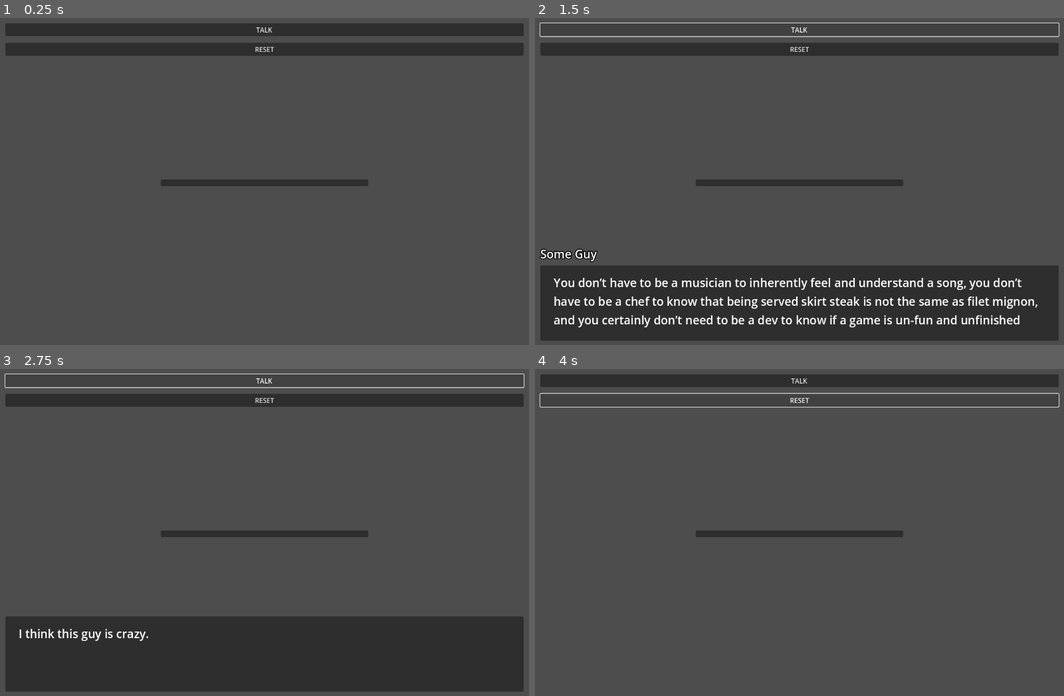
Above: before the commit, frames 1-4 (two rows, left to right).
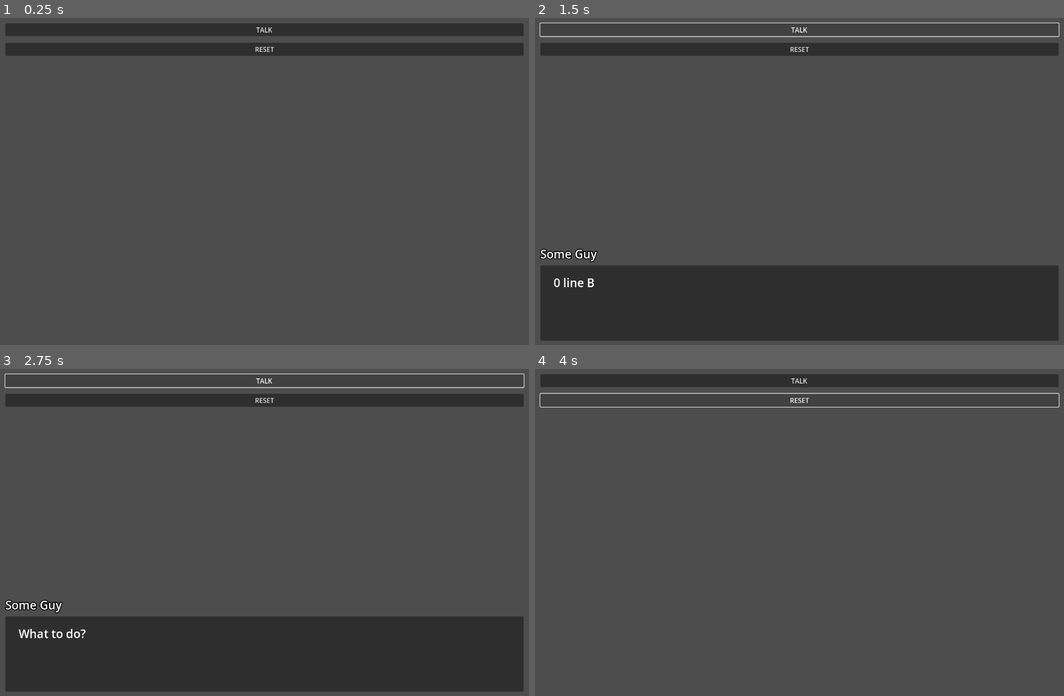
Above: after the commit, the same moments.

Repository: daredakke/dialogue-test
Game: Godot game, scene res://scenes/main.tscn
Same seed, same stepped clock (60 frames per second), same inputs: the game is played once before the commit and once after it.
Inputs:
- Up to frame 1 (0.25 s): no input
- Up to frame 2 (1.5 s): click "TALK" at 0.5 s; click "TALK" at 1.25 s
- Up to frame 3 (2.75 s): click "TALK" at 2 s
- Up to frame 4 (4 s): click "RESET" at 2.75 s

The runs differ from the first frame. In frame 1, 0.8% of the frame differs, in the area x 30-70%, y 49-52%; in frame 2, 4.0%, in the area x 3-95%, y 49-95%; in frame 3, 1.4%; in frame 4, 0.8%.

Commit message:
Refactor scripts

Diff:
--- a/scripts/decision.gd
+++ b/scripts/decision.gd
@@ -8,6 +8,7 @@
 func _ready() -> void:
 	remove_choices()
 	decision_panel.set_height_and_position()
+	self.visible = false
 
 
 func remove_choices() -> void:
--- a/scripts/dialogue.gd
+++ b/scripts/dialogue.gd
@@ -5,7 +5,7 @@
 @onready var speaker_label: Label = %SpeakerLabel
 @onready var dialogue_rt_label: RichTextLabel = %DialogueRTLabel
 
-@onready var dialogue_lines: Array[Dictionary] = []
+@onready var dialogue_lines: Array = []
 
 var next_line: String = ""
 var current_line_index: int = 0
@@ -16,8 +16,12 @@
 	next_char_timer.wait_time = Globals.text_speed
 
 
-func set_dialogue_lines(dialogue_array: Array[Dictionary]) -> void:
+func set_dialogue_lines(dialogue_array: Array) -> void:
 	dialogue_lines = dialogue_array
+
+	# Start displaying text char by char
+	if next_char_timer.is_stopped():
+		next_char_timer.start()
 
 
 func run_dialogue() -> void:
@@ -26,9 +30,6 @@
 		end_dialogue()
 
 		return
-
-	if Globals.player_state != Globals.PlayerState.TALKING:
-		Globals.set_player_state(Globals.PlayerState.TALKING)
 
 	if !self.visible:
 		self.visible = true
--- a/scripts/play_button.gd
+++ b/scripts/play_button.gd
@@ -1,7 +1,7 @@
 class_name PlayButton
 extends Button
 
-signal talking_to_npc(lines: Array[Dictionary])
+signal talking_to_npc(lines: Array)
 
 var npc_lines: Array[Dictionary] = [
 	{
@@ -70,6 +70,8 @@
 	[]
 ]
 
+var current_line_group: int = 0
+
 
 func _on_pressed() -> void:
-	self.talking_to_npc.emit(npc_lines)
+	self.talking_to_npc.emit(line_groups[current_line_group])
--- a/scripts/ui.gd
+++ b/scripts/ui.gd
@@ -5,6 +5,8 @@
 
 
 func _on_talking_to_npc(lines) -> void:
+	Globals.set_player_state(Globals.PlayerState.TALKING)
+
 	if dialogue.dialogue_lines.size() == 0:
 		dialogue.set_dialogue_lines(lines)
 
